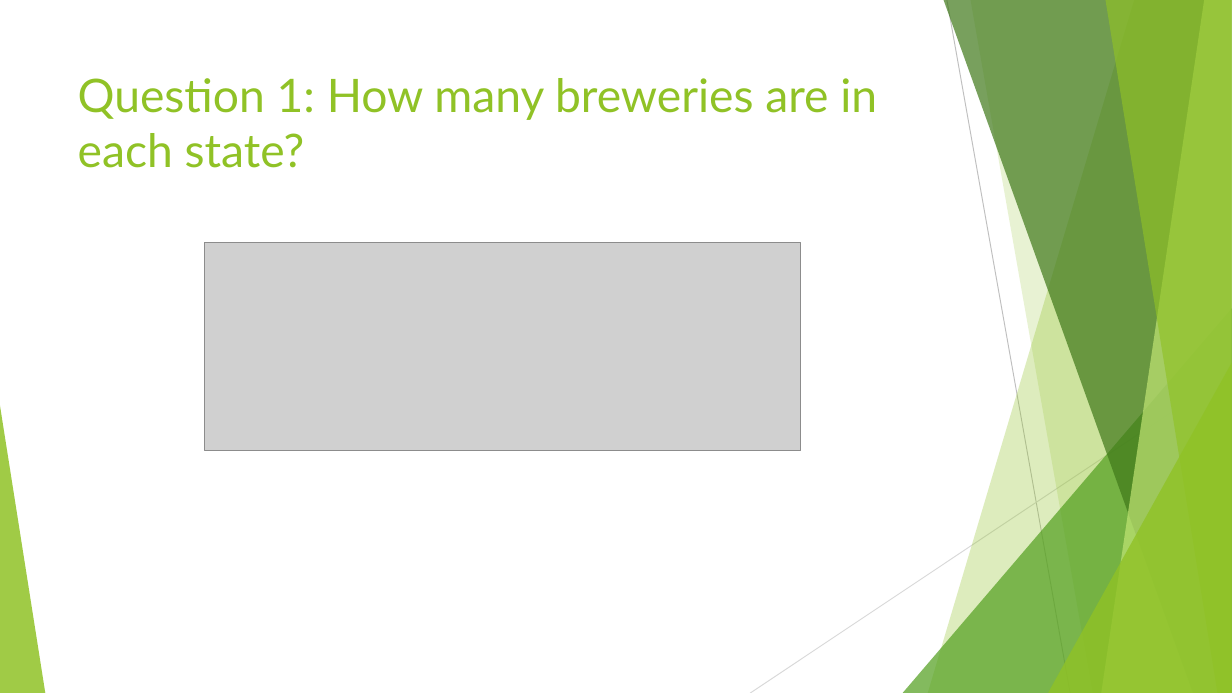
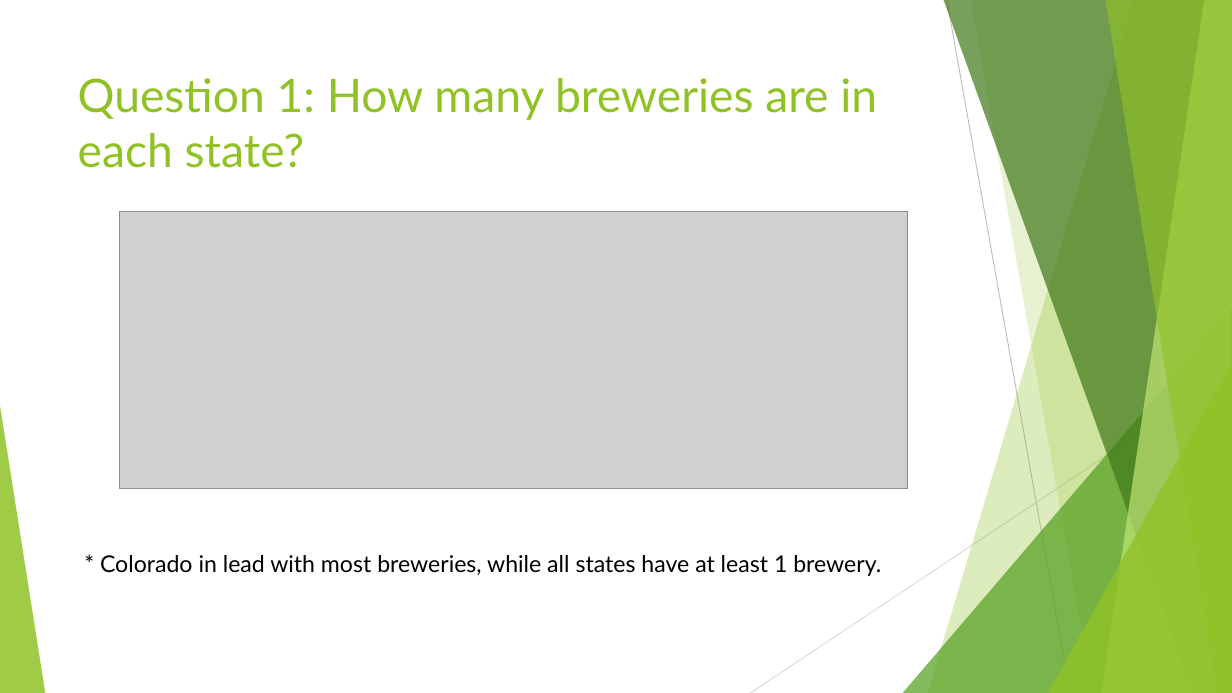
Before and after one commit to vazquezs123/DATA_SCIENCE_CS01, a slide deck: slide 8 of Breweries and Beer Study.pptx. Drawn at 1232x693 pixels with LibreOffice and Linux fonts; fonts in the diff are those of the drawing; grey boxes stand for pictures. Boxes give left, top, right and bottom in pixels: in the first picture for what was removed or moved away, otherwise in the second. Text is boxed around its words. In the diff, an @@ line names an element or a change of style, - is before the commit and + after.

```diff
--- a/Breweries and Beer Study.pptx
+++ b/Breweries and Beer Study.pptx
@@ picture: place and size @@
-picture at (205, 242, 801, 451)
+picture at (119, 212, 909, 488)
@@ text added at (100, 555, 881, 576), 18 pt, text #000000 @@
+* Colorado in lead with most breweries, while all states have at least 1 brewery.
```
Also in this commit, not shown: 9 other slides changed, 4 other files.
